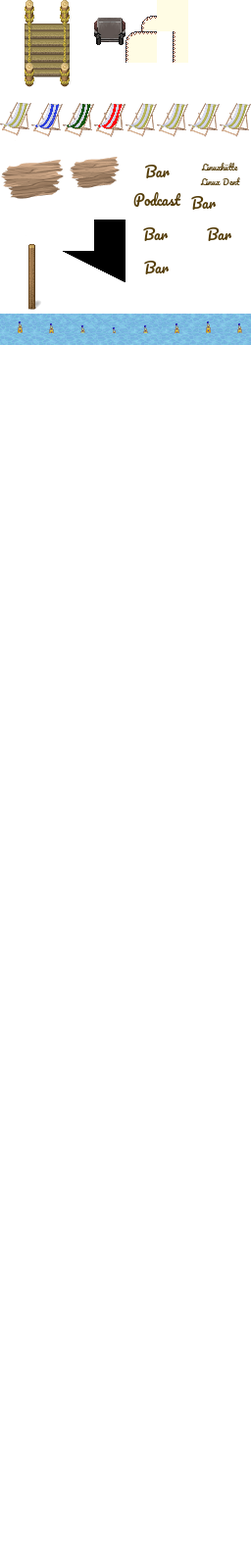
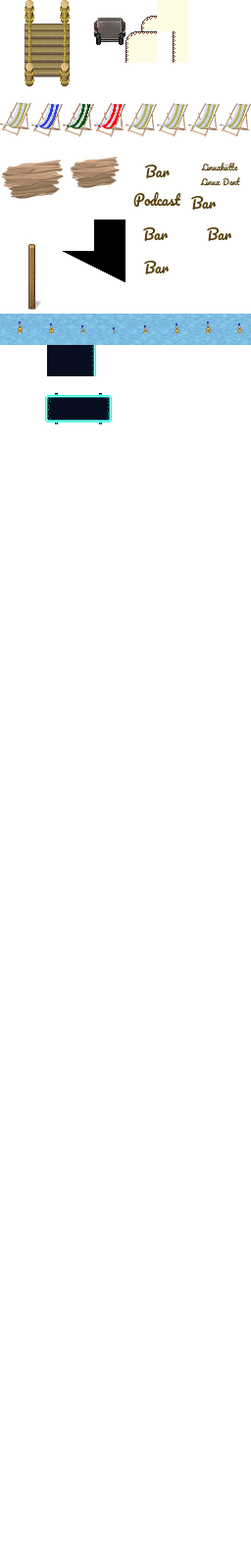
Layers edited between the first and the second 251×1568 image:
added layer "Eingefügte Ebene #2" above "Eingefügte Ebene #3" over [47, 344, 80, 377]
added layer "Eingefügte Ebene #3" above "Eingefügte Ebene #1" over [45, 392, 112, 425]
painted on "Eingefügte Ebene #1" over [78, 344, 97, 377]
